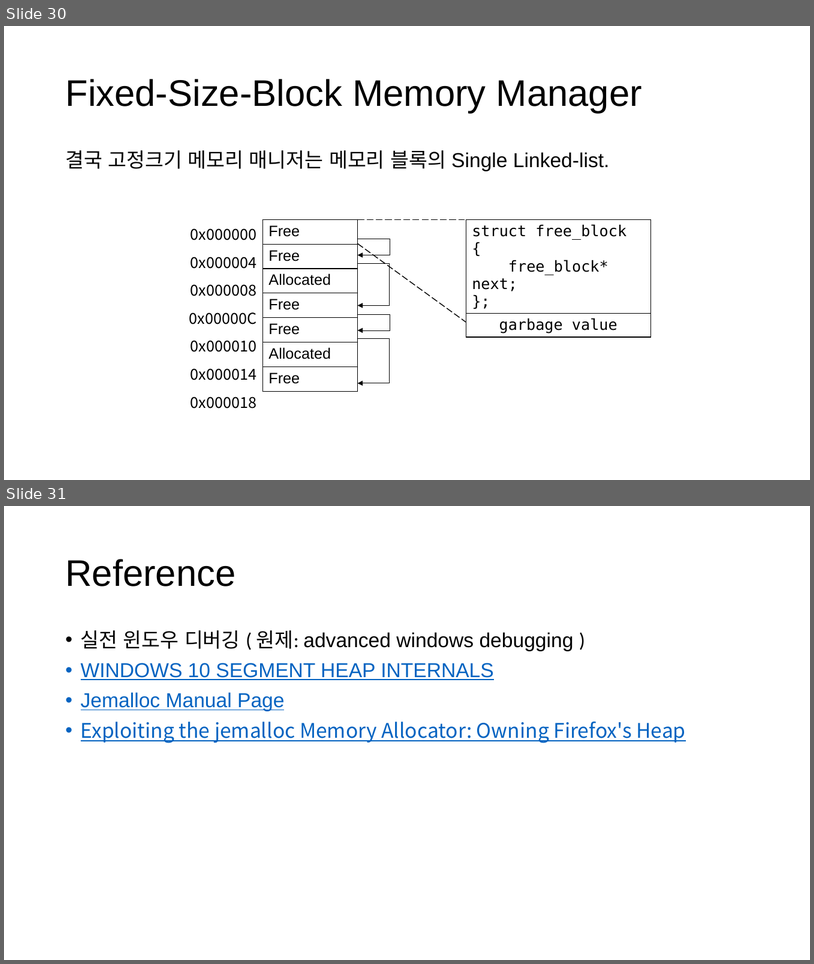
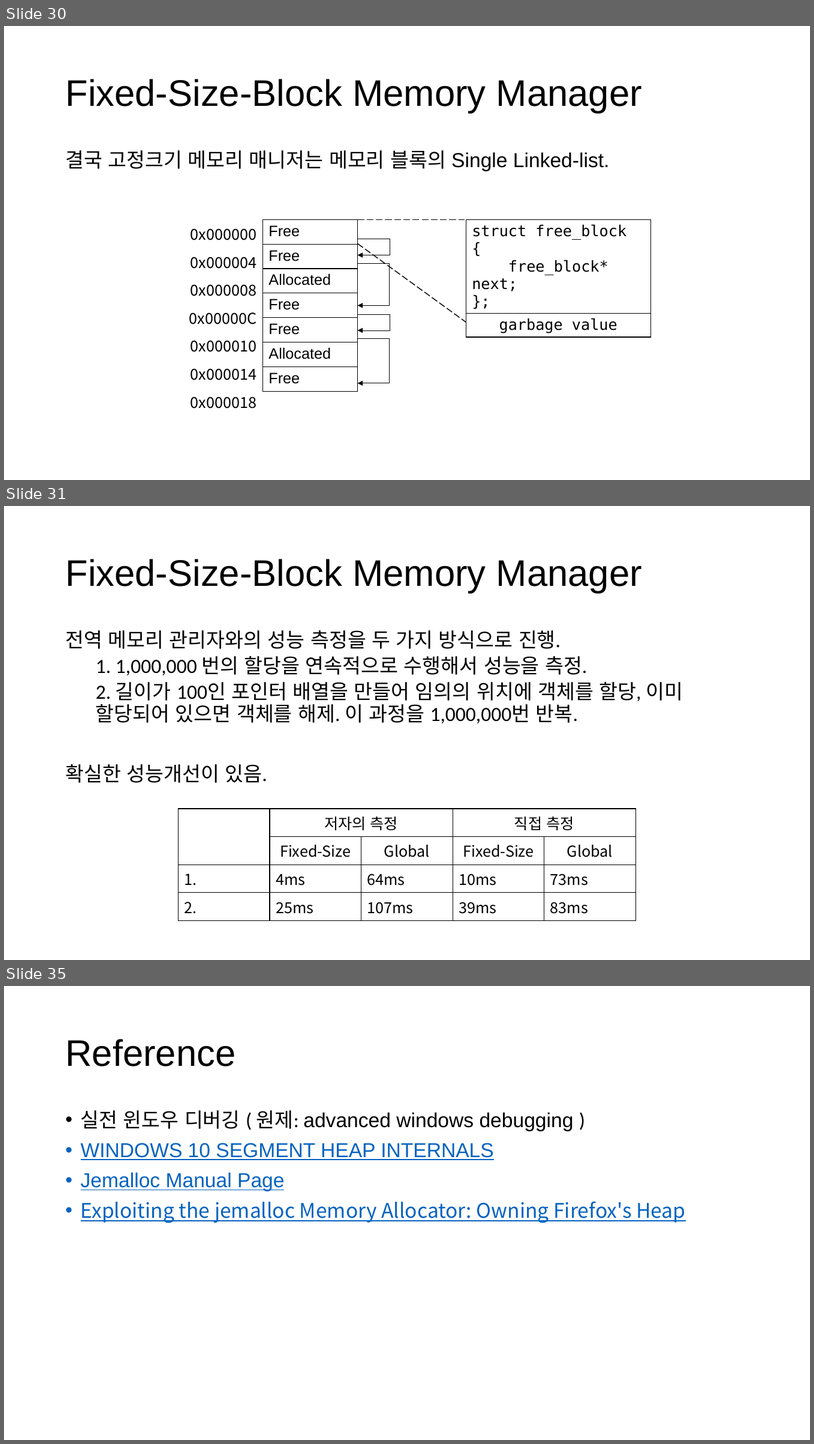
Before and after one commit to CppKorea/OptimizedCppStudy, a slide deck: 13th Study/Optimized C++ Study - Chapter 13, Optimize Memory Management.pptx. Shown one above the other, each under a label of ours: slides 30 and 31 before the commit, slides 30, 31 and 35 after it; the slides between them are not shown. The pictures are 814x964 and 814x1444 pixels, drawn with LibreOffice and Linux fonts; fonts in the diff are those of the drawing. Boxes give left, top, right and bottom in pixels: in the first picture for what was removed or moved away, otherwise in the second. Text is boxed around its words. In the diff, an @@ line names an element or a change of style, - is before the commit and + after.

```diff
--- a/13th Study/Optimized C++ Study - Chapter 13, Optimize Memory Management.pptx
+++ b/13th Study/Optimized C++ Study - Chapter 13, Optimize Memory Management.pptx
@@ slide 31 added at [4, 506, 810, 960], background #FFFFFF @@
@@ title added at [65, 559, 642, 593], 44 pt, text #000000 @@
+Fixed-Size-Block Memory Manager
@@ text added at [65, 630, 683, 783], 24 pt, text #000000 @@
+전역 메모리 관리자와의 성능 측정을 두 가지 방식으로 진행.
+  1. 1,000,000 번의 할당을 연속적으로 수행해서 성능을 측정.
+  2. 길이가 100인 포인터 배열을 만들어 임의의 위치에 객체를 할당, 이미
+  할당되어 있으면 객체를 해제. 이 과정을 1,000,000번 반복.
+확실한 성능개선이 있음.
@@ table added at [178, 808, 635, 916], 4 rows, 5 columns @@
+ | 저자의 측정 |  | 직접 측정 | 
+ | Fixed-Size | Global | Fixed-Size | Global
+1. | 4ms | 64ms | 10ms | 73ms
+2. | 25ms | 107ms | 39ms | 83ms
@@ what was slide 31 is now slide 35 @@
```
Also in this commit, not shown: 1 slide changed, 3 other slides added.
